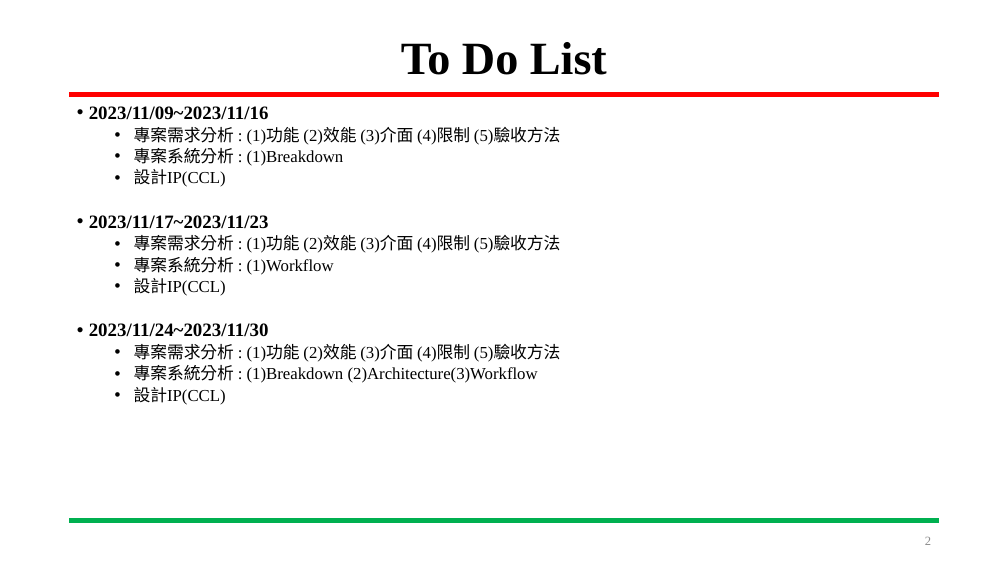
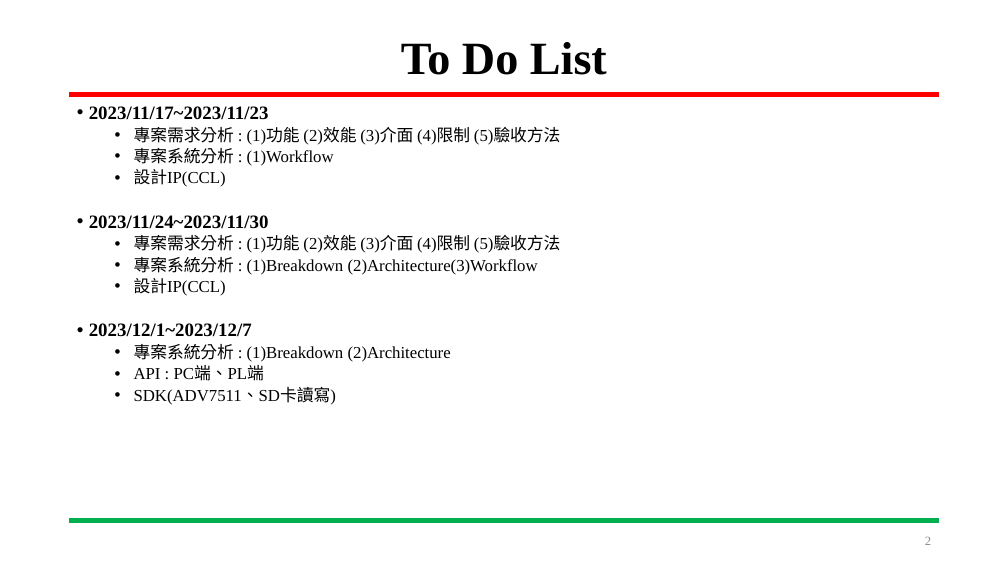
Before and after one commit to HOURFA/SoC_course, a slide deck: slide 2 of final_project/N03-DevelopmentLog/SoC_Final_project.pptx. Drawn at 1008x567 pixels with LibreOffice and Linux fonts; fonts in the diff are those of the drawing. Boxes give left, top, right and bottom in pixels: in the first picture for what was removed or moved away, otherwise in the second. Text is boxed around its words. In the diff, an @@ line names an element or a change of style, - is before the commit and + after.

```diff
--- a/final_project/N03-DevelopmentLog/SoC_Final_project.pptx
+++ b/final_project/N03-DevelopmentLog/SoC_Final_project.pptx
@@ text at <box>89,106,561,187</box>: paragraphs removed @@
-• 2023/11/09~2023/11/16
-  • 專案需求分析 : (1)功能 (2)效能 (3)介面 (4)限制 (5)驗收方法
-  • 專案系統分析 : (1)Breakdown
-  • 設計IP(CCL)
@@ text at <box>89,323,451,405</box>: paragraphs added @@
+• 2023/12/1~2023/12/7
+  • 專案系統分析 : (1)Breakdown (2)Architecture
+  • API : PC端、PL端
+  • SDK(ADV7511、SD卡讀寫)
```
Also in this commit, not shown: 6 other slides changed, 13 slides added.
